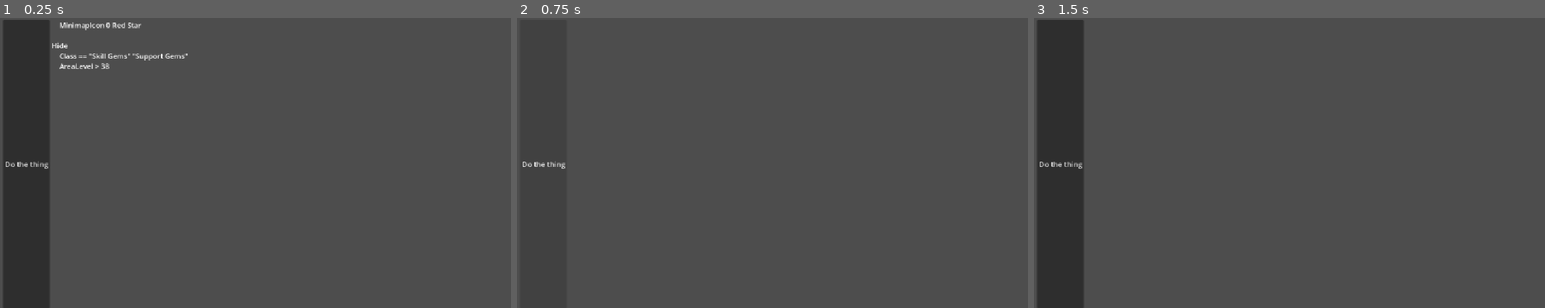
Above: before the commit, frames 1-3 (left to right).
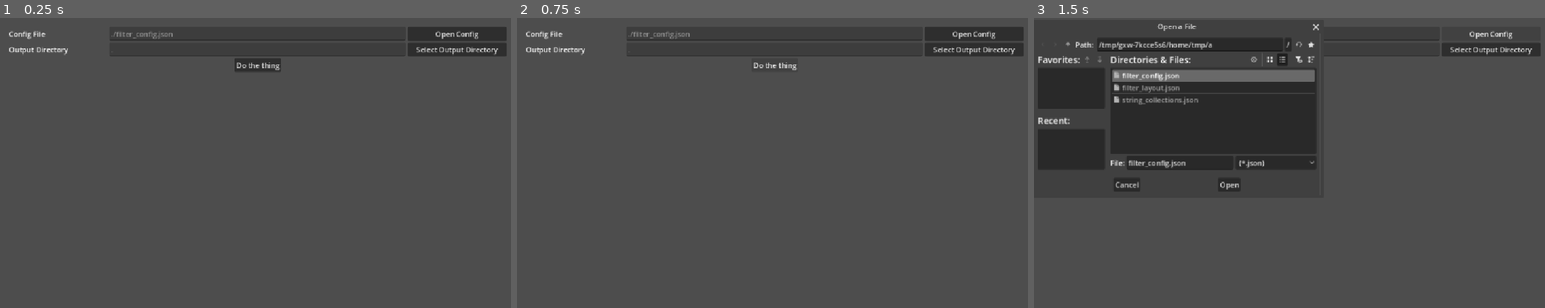
Above: after the commit, the same moments.

Repository: Joxe/atashi-filter-generator
Game: Godot game, scene res://node_2d.tscn
The game is run twice, just before and just after one commit, with the same random seed, the same clock (stepped at 60 frames per second) and the same inputs.
Inputs (mouse positions are in pixels of both pictures, inside the frame that each line leads up to):
- Up to frame 1 (0.25 s): no input
- Up to frame 2 (0.75 s): click "Do the thing" at 0.5 s
- Up to frame 3 (1.5 s): click (1488, 32) at 1.25 s, where only the run after the commit has a clickable "Open Config"

The runs differ from the first frame. In frame 1, 12% of the frame differs, in the area x 0-100%, y 0-100%; in frame 2, 2.4%; in frame 3, 22%, in the area x 0-100%, y 2-100%.
Error before the commit: Cannot call method 'store_string' on a null value. (res://main.gd:74)
Error after the commit: Cannot call method 'get_as_text' on a null value. (res://main.gd:119)

Commit message:
Fixed a bunch of things like saving used paths and some issues in the layout. Added comment support.

Diff:
--- a/filter_layout.json
+++ b/filter_layout.json
@@ -615,6 +615,7 @@
 			"category": "Incursion",
 			"rules": [
 				{
+					"comment": "Stones of Passage and Flashpowder Keg",
 					"exact_class": [
 						"Incursion Item"
 					],
@@ -1000,6 +1001,7 @@
 				{
 					"group": [
 						{
+							"comment": "Remember to update what the good scarabs are in your string collections file",
 							"base_type": "_good_scarabs",
 							"label": {
 								"text": "249 150 25 255",
@@ -1092,10 +1094,25 @@
 		},
 		{
 			"category": "Normal/Magic Equipment",
-			"rules": [
+			"comment": "Once you enter maps all normal and magic items are hidden by default, the exception being things with 20+ quality.",
+			"rules": [
+				{
+					"quality": "> 20",
+					"exact_class": "_all_item_classes",
+					"rarity": [
+						"normal",
+						"magic"
+					],
+					"icon": {
+						"colour": "white",
+						"shape": "hexagon",
+						"size": "small"
+					}
+				},
 				{
 					"hide": true,
 					"area_level": ">= 68",
+					"exact_class": "_all_item_classes",
 					"rarity": [
 						"normal",
 						"magic"
@@ -1105,6 +1122,7 @@
 		},
 		{
 			"category": "Rare Equipment",
+			"comment": "Sorted by slot and then tier. T3 means all rares below the two best ones, so you will find lots of items of a class in early maps, then less and then only the highest tier once you reach T14+. T1 items has a border to make them visible when there are both T1 and other items, but when there's only T1 items the border will be hidden to reduce clutter.",
 			"rules": [
 				{
 					"group": [
--- a/generator.gd
+++ b/generator.gd
@@ -106,8 +106,12 @@
 			"",
 			"# ===========================",
 			"# %s" % category["category"],
-			"# ===========================\n"
 		]
+
+		if category.has("comment"):
+			filter_category.append_array(_parse_comment(category["comment"]))
+
+		filter_category.append("# ===========================\n")
 
 		for rule : Dictionary in category["rules"]:
 			var group : Array = []
@@ -162,6 +166,9 @@
 						continue
 
 				var generated_rule : PackedStringArray = []
+
+				if has_key.call("comment"):
+					generated_rule.append_array(_parse_comment(get_value.call("comment")))
 
 				# ===========================
 				# Show is default, Hide if the user has specified it as true.
@@ -317,6 +324,30 @@
 			)
 
 	return Color.PURPLE
+
+func _parse_comment(comment : String) -> PackedStringArray:
+	var return_value : PackedStringArray = []
+
+	var split_comment : PackedStringArray = comment.split(" ")
+	var char_count : int = 0
+	var line : PackedStringArray = []
+
+	for word : String in split_comment:
+		if char_count == 0:
+			line.append("#")
+
+		char_count += word.length()
+		line.append(word)
+
+		if char_count >= 100:
+			return_value.append(" ".join(line))
+			char_count = 0
+			line = []
+
+	if char_count != 0:
+		return_value.append(" ".join(line))
+
+	return return_value
 
 func _construct_icon_line(icon : Dictionary) -> String:
 	var size : String = icon.get("size", "large")
--- a/main.gd
+++ b/main.gd
@@ -4,18 +4,114 @@
 @export
 var m_start_button : Button = null
 
-@export
-var m_filter_config_path : String = ""
 
 @export
 var m_filter_label : RichTextLabel = null
 
+@export
+var m_config_button : Button = null
+
+@export
+var m_config_line_edit : LineEdit = null
+
+@export
+var m_select_output_button : Button = null
+
+@export
+var m_select_output_line_edit : LineEdit = null
+
+@export
+var m_file_dialog : FileDialog = null
+
+@export
+var m_output_rich_text_label : RichTextLabel = null
+
+var m_filter_config_path : String = ""
+var m_output_dir : String = ""
+
 func _ready() -> void:
+	if FileAccess.file_exists("user://config.json"):
+		var fa_user_config : FileAccess = FileAccess.open("user://config.json", FileAccess.ModeFlags.READ)
+		var user_config : Dictionary = JSON.parse_string(fa_user_config.get_as_text())
+
+		m_filter_config_path = user_config.get("config_path", "./")
+		m_config_line_edit.text = m_filter_config_path
+		m_output_dir = user_config.get("output_path", "./")
+		m_select_output_line_edit.text = m_output_dir
+		_print_config_outline()
+
+		if m_output_dir.contains("My Games/Path of Exile"):
+			m_output_rich_text_label.append_text("\n[color=red]It seems like you selected the Path of Exile directory as output directory. Make sure that your existing filters are backed up since this WILL overwrite them.[/color]")
+	else:
+		_save_user_config()
+
+	m_file_dialog.file_selected.connect(
+		func(path : String) -> void:
+			m_filter_config_path = path
+			m_config_line_edit.text = path
+			m_output_rich_text_label.append_text("\nOpening config file at '%s'" % path)
+			_save_user_config()
+			_print_config_outline()
+	)
+
+	m_file_dialog.dir_selected.connect(
+		func(path : String) -> void:
+			m_output_dir = path
+			m_select_output_line_edit.text = path
+			m_output_rich_text_label.append_text("\nSelected '%s' as the output directory." % path)
+			_save_user_config()
+
+			if path.contains("My Games/Path of Exile"):
+				m_output_rich_text_label.append_text("\n[color=red]It seems like you selected the Path of Exile directory as output directory. Make sure that your existing filters are backed up since this WILL overwrite them.[/color]")
+	)
+
 	m_start_button.pressed.connect(_generate_filter)
+	m_config_button.pressed.connect(
+		func() -> void:
+			m_file_dialog.file_mode = FileDialog.FILE_MODE_OPEN_FILE
+
+			if m_filter_config_path.is_empty() == false:
+				var last_slash : int = m_filter_config_path.rfind("/")
+				var last_backslash : int = m_filter_config_path.rfind("\\")
+
+				if last_slash != -1 || last_backslash != -1:
+					# Using max here since one of them should be not -1, if they are both positive, glhf
+					m_file_dialog.current_dir = m_filter_config_path.left(max(last_slash, last_backslash) + 1)
+
+			m_file_dialog.popup()
+	)
+	m_select_output_button.pressed.connect(
+		func() -> void:
+			m_file_dialog.file_mode = FileDialog.FILE_MODE_OPEN_DIR
+			m_file_dialog.current_dir = m_output_dir
+			m_file_dialog.popup()
+	)
+
+func _save_user_config() -> void:
+	var fa_user_config : FileAccess = FileAccess.open("user://config.json", FileAccess.ModeFlags.WRITE_READ)
+	var user_config : Dictionary = {
+		"config_path": m_filter_config_path,
+		"output_path": m_output_dir
+	}
+
+	fa_user_config.store_string(JSON.stringify(user_config))
+
+func _print_config_outline() -> void:
+	if FileAccess.file_exists(m_filter_config_path) == false:
+		printerr("No config file was found at '%s'" % m_filter_config_path)
+
+	var fa_filter_config : FileAccess = FileAccess.open(m_filter_config_path, FileAccess.ModeFlags.READ)
+	var filter_configurations : Dictionary = JSON.parse_string(fa_filter_config.get_as_text())
+
+	if filter_configurations.get("filters", []).size() == 0:
+		m_output_rich_text_label.append_text("\nFound no filter configurations!")
+	else:
+		m_output_rich_text_label.append_text("\nFound %d filter configurations" % filter_configurations["filters"].size())
+
+		for configuration : Dictionary in filter_configurations["filters"]:
+			m_output_rich_text_label.append_text("\n\t%s" % configuration["name"])
 
 func _generate_filter() -> void:
-	m_filter_label.text = ""
-
 	if FileAccess.file_exists(m_filter_config_path) == false:
 		printerr("No config file was found at '%s'" % m_filter_config_path)
 
@@ -62,18 +158,17 @@
 		for category : PackedStringArray in generated_filter_categories:
 			final_filter.append_array(category)
 
-			#for line : String in category:
-			#	print(line)
+		if layout.get("conditions", {}).get("ruthless", false):
+			var file_path : String = "%s/%s.ruthlessfilter" % [ m_output_dir, filter["name"] ]
+			var fa_filter : FileAccess = FileAccess.open(file_path, FileAccess.ModeFlags.WRITE_READ)
+			fa_filter.store_string("\n".join(final_filter))
+			m_output_rich_text_label.append_text("\nWrote '%s' to\n\t%s" % [ filter["name"], file_path ])
+		else:
+			var file_path : String = "%s/%s.filter" % [ m_output_dir, filter["name"] ]
+			var fa_filter : FileAccess = FileAccess.open(file_path, FileAccess.ModeFlags.WRITE_READ)
+			fa_filter.store_string("\n".join(final_filter))
+			m_output_rich_text_label.append_text("\nWrote '%s' to\n\t%s" % [ filter["name"], file_path ])
 
-		if layout.get("conditions", {}).get("ruthless", false):
-			var fa_filter : FileAccess = FileAccess.open("C:/Users/Joxe/Documents/My Games/Path of Exile/%s.ruthlessfilter" % filter["name"], FileAccess.ModeFlags.WRITE_READ)
-			fa_filter.store_string("\n".join(final_filter))
-			print("Saved C:/Users/Joxe/Documents/My Games/Path of Exile/%s.ruthlessfilter" % filter["name"])
-		else:
-			var fa_filter : FileAccess = FileAccess.open("C:/Users/Joxe/Documents/My Games/Path of Exile/%s.filter" % filter["name"], FileAccess.ModeFlags.WRITE_READ)
-			fa_filter.store_string("\n".join(final_filter))
-			print("Saved C:/Users/Joxe/Documents/My Games/Path of Exile/%s.filter" % filter["name"])
-
-		# For now we just throw away the node after it's done, but we could potentially save it to do
+		# For now we just throw away the node after it's done, but we could potentially save it to do other things
 		generator.queue_free()
 		remove_child(generator)
--- a/node_2d.tscn
+++ b/node_2d.tscn
@@ -2,33 +2,87 @@
 
 [ext_resource type="Script" uid="uid://bd0sdknlei2jr" path="res://main.gd" id="1_wtcfe"]
 
-[node name="Node2D" type="Node2D" unique_id=1376592695 node_paths=PackedStringArray("m_start_button", "m_filter_label")]
+[node name="Node2D" type="Node2D" unique_id=1376592695 node_paths=PackedStringArray("m_start_button", "m_config_button", "m_config_line_edit", "m_select_output_button", "m_select_output_line_edit", "m_file_dialog", "m_output_rich_text_label")]
 script = ExtResource("1_wtcfe")
-m_start_button = NodePath("HBoxContainer/Button")
-m_filter_config_path = "res://filter_config.json"
-m_filter_label = NodePath("HBoxContainer/RichTextLabel")
+m_start_button = NodePath("MarginContainer/HBoxContainer/VBoxContainer/Button")
+m_config_button = NodePath("MarginContainer/HBoxContainer/VBoxContainer/HBoxContainer2/OpenConfigButton")
+m_config_line_edit = NodePath("MarginContainer/HBoxContainer/VBoxContainer/HBoxContainer2/OpenConfigLineEdit")
+m_select_output_button = NodePath("MarginContainer/HBoxContainer/VBoxContainer/HBoxContainer3/OutputDirButton")
+m_select_output_line_edit = NodePath("MarginContainer/HBoxContainer/VBoxContainer/HBoxContainer3/OutputDirLineEdit")
+m_file_dialog = NodePath("FileDialog")
+m_output_rich_text_label = NodePath("MarginContainer/HBoxContainer/VBoxContainer/RichTextLabel")
 
-[node name="HBoxContainer" type="HBoxContainer" parent="." unique_id=1292042580]
-anchors_preset = 15
-anchor_right = 1.0
-anchor_bottom = 1.0
-offset_left = 7.0
-offset_top = 4.0
-offset_right = 1154.0
-offset_bottom = 649.0
-grow_horizontal = 2
-grow_vertical = 2
+[node name="FileDialog" type="FileDialog" parent="." unique_id=1646403270]
+oversampling_override = 1.0
+title = "Open a File"
+file_mode = 0
+display_mode = 1
+access = 2
+filters = PackedStringArray("*.json")
+use_native_dialog = true
 
-[node name="Button" type="Button" parent="HBoxContainer" unique_id=49550745]
+[node name="MarginContainer" type="MarginContainer" parent="." unique_id=851685634]
+offset_right = 1152.0
+offset_bottom = 648.0
+theme_override_constants/margin_left = 20
+theme_override_constants/margin_top = 20
+theme_override_constants/margin_right = 20
+theme_override_constants/margin_bottom = 20
+
+[node name="HBoxContainer" type="HBoxContainer" parent="MarginContainer" unique_id=1292042580]
 layout_mode = 2
+
+[node name="VBoxContainer" type="VBoxContainer" parent="MarginContainer/HBoxContainer" unique_id=61417166]
+layout_mode = 2
+size_flags_horizontal = 3
+
+[node name="HBoxContainer2" type="HBoxContainer" parent="MarginContainer/HBoxContainer/VBoxContainer" unique_id=315343719]
+layout_mode = 2
+
+[node name="Label" type="Label" parent="MarginContainer/HBoxContainer/VBoxContainer/HBoxContainer2" unique_id=24078866]
+layout_mode = 2
+size_flags_horizontal = 3
+text = "Config File"
+
+[node name="OpenConfigLineEdit" type="LineEdit" parent="MarginContainer/HBoxContainer/VBoxContainer/HBoxContainer2" unique_id=399475768]
+layout_mode = 2
+size_flags_horizontal = 3
+size_flags_stretch_ratio = 3.0
+text = "./filter_config.json"
+editable = false
+
+[node name="OpenConfigButton" type="Button" parent="MarginContainer/HBoxContainer/VBoxContainer/HBoxContainer2" unique_id=167123926]
+layout_mode = 2
+size_flags_horizontal = 3
+text = "Open Config"
+
+[node name="HBoxContainer3" type="HBoxContainer" parent="MarginContainer/HBoxContainer/VBoxContainer" unique_id=2004192449]
+layout_mode = 2
+
+[node name="Label" type="Label" parent="MarginContainer/HBoxContainer/VBoxContainer/HBoxContainer3" unique_id=74667044]
+layout_mode = 2
+size_flags_horizontal = 3
+text = "Output Directory"
+
+[node name="OutputDirLineEdit" type="LineEdit" parent="MarginContainer/HBoxContainer/VBoxContainer/HBoxContainer3" unique_id=658363656]
+layout_mode = 2
+size_flags_horizontal = 3
+size_flags_stretch_ratio = 3.0
+text = "."
+editable = false
+
+[node name="OutputDirButton" type="Button" parent="MarginContainer/HBoxContainer/VBoxContainer/HBoxContainer3" unique_id=53889455]
+layout_mode = 2
+size_flags_horizontal = 3
+text = "Select Output Directory"
+
+[node name="Button" type="Button" parent="MarginContainer/HBoxContainer/VBoxContainer" unique_id=49550745]
+layout_mode = 2
+size_flags_horizontal = 4
+size_flags_vertical = 4
 text = "Do the thing"
 
-[node name="RichTextLabel" type="RichTextLabel" parent="HBoxContainer" unique_id=783955860]
+[node name="RichTextLabel" type="RichTextLabel" parent="MarginContainer/HBoxContainer/VBoxContainer" unique_id=222259576]
 layout_mode = 2
-size_flags_horizontal = 3
-text = "	MinimapIcon 0 Red Star
-
-Hide
-	Class == \"Skill Gems\" \"Support Gems\"
-	AreaLevel > 38
-"
+size_flags_vertical = 3
+scroll_following = true
